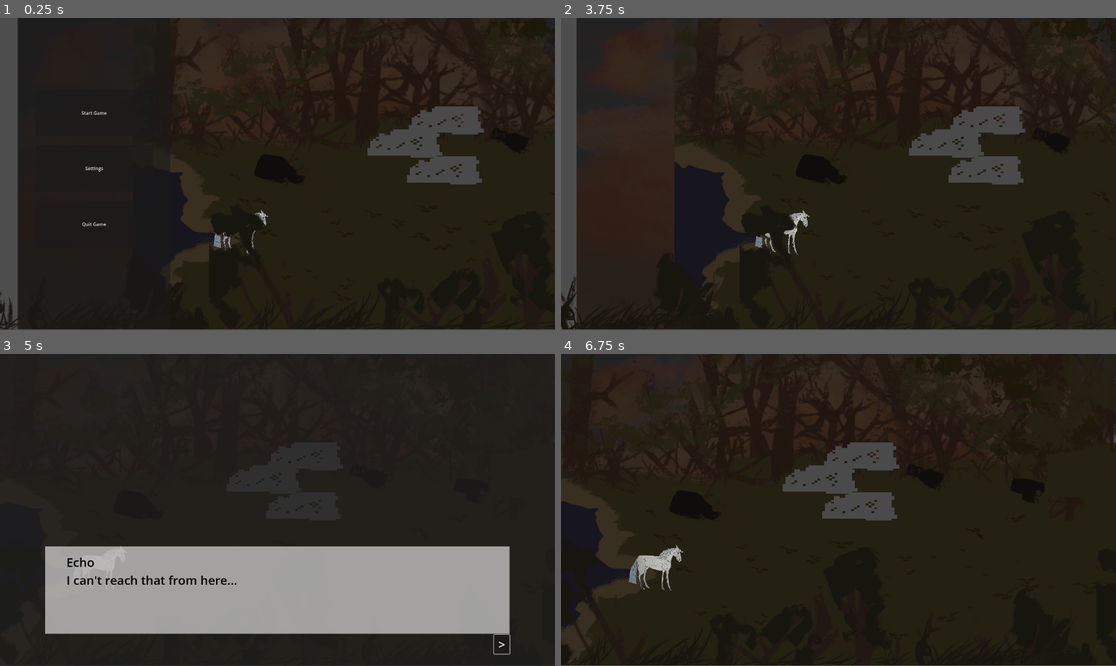
Above: before the commit, frames 1-4 (two rows, left to right).
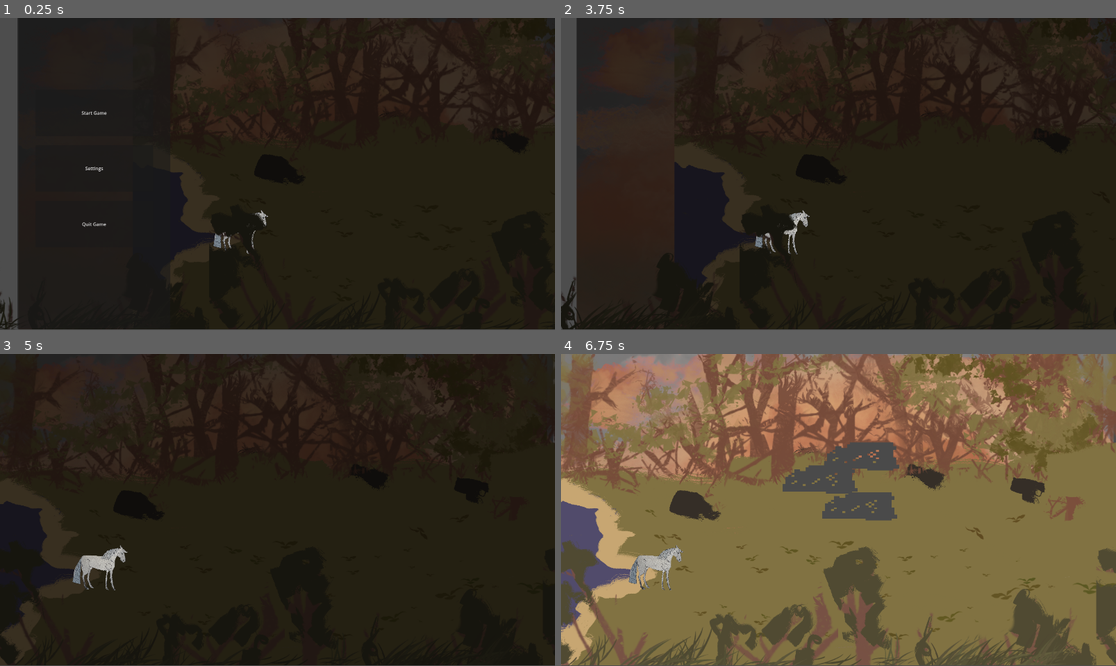
Above: after the commit, the same moments.

Repository: SartorialDragon/charger-escape-in-watercolor
Game: Godot game, scene res://environment_1.tscn
Two runs of this game, one before a commit and one after it. Both use one fixed random seed, a clock stepped at 60 frames per second and the inputs below.
Inputs (mouse positions are in pixels of both pictures, inside the frame that each line leads up to):
- Up to frame 1 (0.25 s): no input
- Up to frame 2 (3.75 s): click (1005, 158) at 0.52 s; click (805, 233) at 1.27 s; click (960, 130) at 2.02 s; click (1005, 108) at 2.77 s; click "Start Game" at 3.5 s
- Up to frame 3 (5 s): click (371, 494) at 4.27 s
- Up to frame 4 (6.75 s): click (1060, 644) at 5 s, where only the run before the commit has a clickable ">"; click (655, 569) at 5.77 s; click (627, 506) at 6.5 s, where only the run after the commit has a clickable "1"

The runs differ from the first frame. In frame 1, 2.8% of the frame differs, in the area x 66-88%, y 28-54%; in frame 2, 2.8%; in frame 3, 26%; in frame 4, 96%, in the area x 0-100%, y 0-100%.

Commit message:
bug workaround

Diff:
--- a/environment_1.gd
+++ b/environment_1.gd
@@ -8,38 +8,43 @@
 
 # this means the clue has been discovered in sense mode or through solving other clues!
 var clues_discovered = { # key needs to be identical with node name
+	"RockCluster0" : false,
+	"RockCluster1" : false,
+	"RockCluster2" : false,
+	"StallionScent" : false,
+	"RockSlide" : false,
+}
+
+# this means it has been clicked
+var clues_interacted = {
 	"RockCluster" : false,
 	"StallionScent" : false,
 	"RockSlide" : false,
 }
 
-# this means it has been clicked
-var clues_interacted = {
-	"Echo" : false,
-	"Sight" : false,
-	"Hearing" : false,
-	"Smell" : false,
-	"RockCluster" : false,
-	"StallionScent" : false,
-	"RockSlide" : false,
-}
-
 
 
 func _ready():
 	Global.player_start_position = Vector2(400, 750)
 	Global.sense_mode_changed.connect(sense_change)
 	Global.game_started.connect(start_game)
+	Global.got_up.connect(	_on_get_up)
 	_on_hear_button_pressed()
+
 
 func start_game():
 	for n in 90:
 			$Camera2D.position.x += 8
 			await get_tree().create_timer(0.00000001).timeout
-	await get_tree().create_timer(3).timeout
+	await get_tree().create_timer(5).timeout
 	if not Global.clues_interacted["Echo"]:
 		Global.hint_needed.emit("Echo")
 
+
+func _on_get_up():
+	%RockCluster0.add_to_group("see")
+	%RockCluster1.add_to_group("see")
+	%RockCluster2.add_to_group("see")
 
 
 func _on_rock_cluster_0_pressed() -> void:
@@ -260,23 +265,8 @@
 	# sets all clues (currently on screen) of the current sense to discovered
 	for n in clues_on_screen:
 		if visible_clues.has(n):
-				clues_discovered[n.name] = true
+			clues_discovered[n.name] = true
 	# shows all discovered clues currently on screen
 	for n in clues_on_screen:
 		if clues_discovered[n.name]:
-			n.show()
-
-
-
-func _on_player_horse_input_event(viewport: Node, event: InputEvent, shape_idx: int) -> void:
-	print("input")
-	if event.is_action_pressed("click"):
-		print("click")
-		$Senses.show()
-		await get_tree().create_timer(3).timeout
-		$Senses.hide()
-
-
-
-func _on_player_horse_mouse_entered() -> void:
-	print("hello")
+				n.show()
--- a/environment_1.tscn
+++ b/environment_1.tscn
@@ -274,6 +274,7 @@
 offset_bottom = 1080.0
 grow_horizontal = 2
 grow_vertical = 2
+mouse_filter = 2
 texture = ExtResource("2_ebayx")
 stretch_mode = 2
 
@@ -289,10 +290,12 @@
 offset_bottom = 1080.0
 grow_horizontal = 2
 grow_vertical = 2
+mouse_filter = 2
 texture = ExtResource("2_mwlxs")
 
-[node name="RockCluster0" type="TextureButton" parent="BackgroundLayers/Parallax2D2" groups=["hear", "interactables", "on_screen", "see", "smell"]]
-unique_name_in_owner = true
+[node name="RockCluster0" type="TextureButton" parent="BackgroundLayers/Parallax2D2" groups=["interactables", "on_screen"]]
+unique_name_in_owner = true
+visible = false
 offset_left = 906.0
 offset_top = 384.0
 offset_right = 1173.294
@@ -302,8 +305,9 @@
 ignore_texture_size = true
 stretch_mode = 0
 
-[node name="RockCluster1" type="TextureButton" parent="BackgroundLayers/Parallax2D2" groups=["hear", "interactables", "on_screen", "see", "smell"]]
-unique_name_in_owner = true
+[node name="RockCluster1" type="TextureButton" parent="BackgroundLayers/Parallax2D2" groups=["interactables", "on_screen"]]
+unique_name_in_owner = true
+visible = false
 offset_left = 768.99994
 offset_top = 291.0
 offset_right = 1036.294
@@ -313,8 +317,9 @@
 ignore_texture_size = true
 stretch_mode = 0
 
-[node name="RockCluster2" type="TextureButton" parent="BackgroundLayers/Parallax2D2" groups=["hear", "interactables", "on_screen", "see", "smell"]]
-unique_name_in_owner = true
+[node name="RockCluster2" type="TextureButton" parent="BackgroundLayers/Parallax2D2" groups=["on_screen", "see"]]
+unique_name_in_owner = true
+visible = false
 offset_left = 912.0
 offset_top = 211.0
 offset_right = 1179.294
@@ -325,6 +330,7 @@
 stretch_mode = 0
 
 [node name="PlayerHorse" parent="BackgroundLayers/Parallax2D2" instance=ExtResource("4_sc4lb")]
+input_pickable = true
 
 [node name="StallionHallucination0" type="TextureButton" parent="BackgroundLayers/Parallax2D2" groups=["interactables", "smell"]]
 unique_name_in_owner = true
@@ -495,6 +501,7 @@
 [node name="AudioStreamPlayer" type="AudioStreamPlayer" parent="ClueDialogue"]
 
 [node name="UILayer" type="CanvasLayer" parent="."]
+visible = false
 
 [node name="SwitchScreen" type="CanvasLayer" parent="."]
 visible = false
--- a/environment_2.gd
+++ b/environment_2.gd
@@ -300,7 +300,7 @@
 
 func normalize_music():
 	$MusicAudio.volume_db = 0.0
-	$MusicAudio.pitch_scale = 0.0
+	$MusicAudio.pitch_scale = 1.0
 
 
 func show_scents():
--- a/global.gd
+++ b/global.gd
@@ -7,6 +7,7 @@
 
 signal hint_needed
 signal hint_done
+signal got_up
 
 
 var current_state: State
@@ -39,6 +40,7 @@
 	"Interactable 3" : false,
 	"Interactable 4" : false,
 	"Interactable 5" : false,
+	"GetUp" : false,
 	"Echo" : false,
 	"Sight" : false,
 	"Hearing" : false,
--- a/player_horse.gd
+++ b/player_horse.gd
@@ -22,6 +22,12 @@
 	match pos:
 		"Echo":
 			$HintParticles.position = Vector2(-13, -11)
+		"Sight":
+			$HintParticles.position = Vector2(-64, -111)
+		"Scent":
+			$HintParticles.position = Vector2(25, -111)
+		"Hearing":
+			$HintParticles.position = Vector2(-17, -128)
 		_:
 			$HintParticles.position = Vector2(0, 0)
 	$HintParticles.emitting = true
@@ -50,22 +56,20 @@
 		velocity = Vector2(0, 0)
 
 
-func _input(event: InputEvent) -> void:
-	if event.is_action_pressed("test"):
-		test()
-
-
-func test():
-	print("clicktest")
-	$Senses.show()
-	await get_tree().create_timer(3).timeout
-	$Senses.hide()
-
-
-
 func _on_area_2d_input_event(viewport: Node, event: InputEvent, shape_idx: int) -> void:
 	if event.is_action_pressed("click"):
 		print("click")
 		$Senses.show()
 		await get_tree().create_timer(3).timeout
 		$Senses.hide()
+
+
+
+func _on_texture_button_pressed() -> void:
+	$Senses.show()
+	await get_tree().create_timer(2).timeout
+	if not Global.clues_interacted["Sight"] and $Senses.visible:
+		give_hint("Sight")
+		Global.clues_interacted["Sight"] = true
+	else:
+		Global.hint_done.emit("Echo")
--- a/player_horse.tscn
+++ b/player_horse.tscn
@@ -288,5 +288,12 @@
 scale_amount_curve = SubResource("Curve_gym2r")
 color = Color(0.48000002, 0.5146667, 1, 1)
 
+[node name="TextureButton" type="TextureButton" parent="."]
+offset_left = -58.30803
+offset_top = -43.344025
+offset_right = 33.54001
+offset_bottom = 38.70002
+
 [connection signal="mouse_entered" from="." to="." method="_on_mouse_entered"]
 [connection signal="input_event" from="Area2D" to="." method="_on_area_2d_input_event"]
+[connection signal="pressed" from="TextureButton" to="." method="_on_texture_button_pressed"]
--- a/senses.gd
+++ b/senses.gd
@@ -13,15 +13,21 @@
 
 func _on_look_pressed() -> void:
 	Global.current_sense = Global.senses.SEE
+	if not Global.clues_interacted["GetUp"]:
+		Global.got_up.emit()
+		Global.clues_interacted["GetUp"] = true
 	Global.hint_done.emit("Echo")
 	Global.hint_done.emit("Sight")
 	Global.sense_mode_changed.emit()
+	hide()
+
 
 func _on_hear_pressed() -> void:
 	Global.current_sense = Global.senses.HEAR
 	Global.hint_done.emit("Echo")
 	Global.hint_done.emit("Hearing")
 	Global.sense_mode_changed.emit()
+	hide()
 
 
 func _on_smell_pressed() -> void:
@@ -29,3 +35,4 @@
 	Global.hint_done.emit("Echo")
 	Global.hint_done.emit("Scent")
 	Global.sense_mode_changed.emit()
+	hide()
